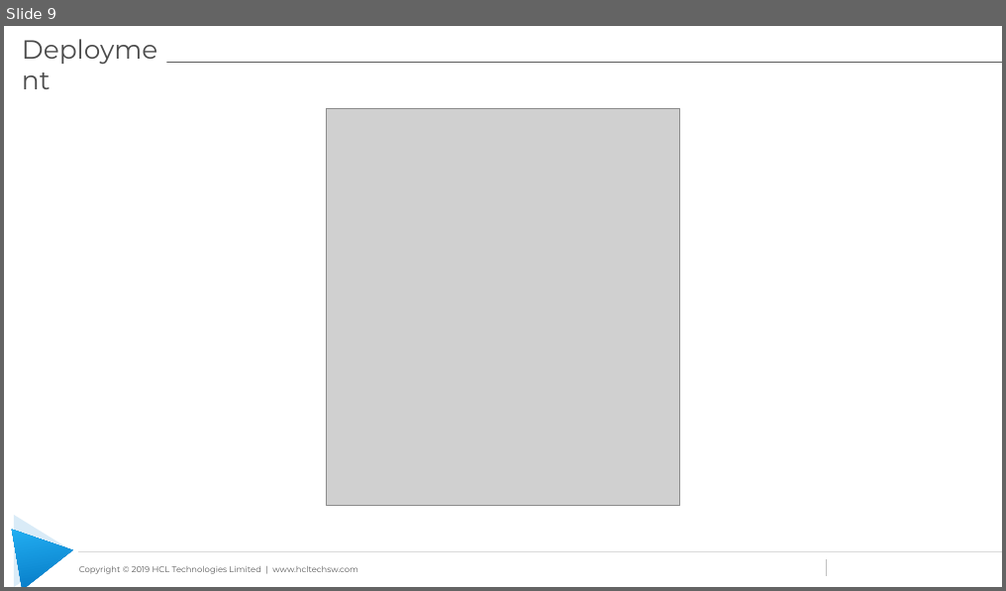
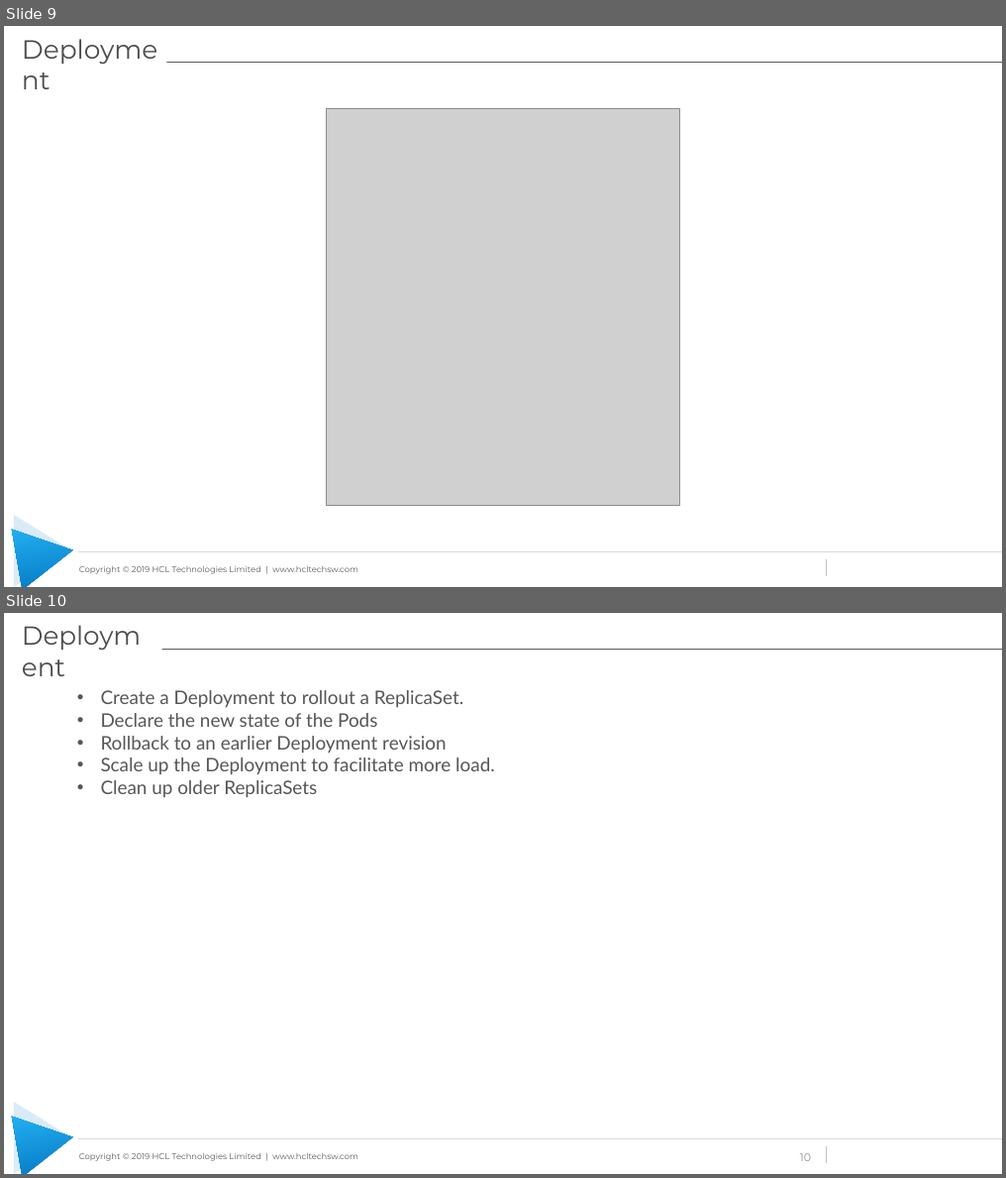
Before and after one commit to learning-zone/docker-and-kubernetes-basics, a slide deck: kubernetes-workshop-files/Kubernetes_Workshop.pptx. Shown one above the other, each under a label of ours: slide 9 before the commit, slides 9 and 10 after it. The pictures are 1006x591 and 1006x1178 pixels, drawn with LibreOffice and Linux fonts; fonts in the diff are those of the drawing; grey boxes stand for pictures; background and template pictures are left out. Boxes give left, top, right and bottom in pixels: in the first picture for what was removed or moved away, otherwise in the second. Text is boxed around its words. In the diff, an @@ line names an element or a change of style, - is before the commit and + after.

```diff
--- a/kubernetes-workshop-files/Kubernetes_Workshop.pptx
+++ b/kubernetes-workshop-files/Kubernetes_Workshop.pptx
@@ slide 10 added at (x1=4, y1=613, x2=1002, y2=1174), background #FFFFFF; not listed: 6 template elements that a slide beside it also shows @@
@@ text added at (x1=101, y1=690, x2=495, y2=798), 18 pt, text #565656 @@
+• Create a Deployment to rollout a ReplicaSet.
+• Declare the new state of the Pods
+• Rollback to an earlier Deployment revision
+• Scale up the Deployment to facilitate more load.
+• Clean up older ReplicaSets
@@ title added at (x1=174, y1=690, x2=275, y2=707), 25 pt, text #4B4B4B @@
+Deployment
@@ page number added at (x1=800, y1=1154, x2=811, y2=1161), 10.5 pt, text #8C8C8C @@
+10
```
Also in this commit, not shown: 4 slides changed, 3 other slides added, 3 slides removed.
